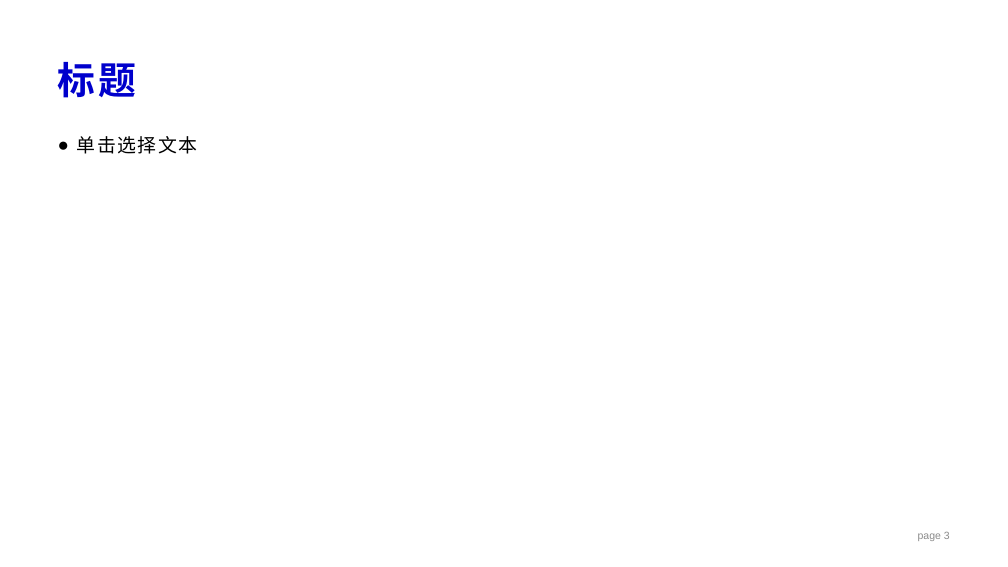
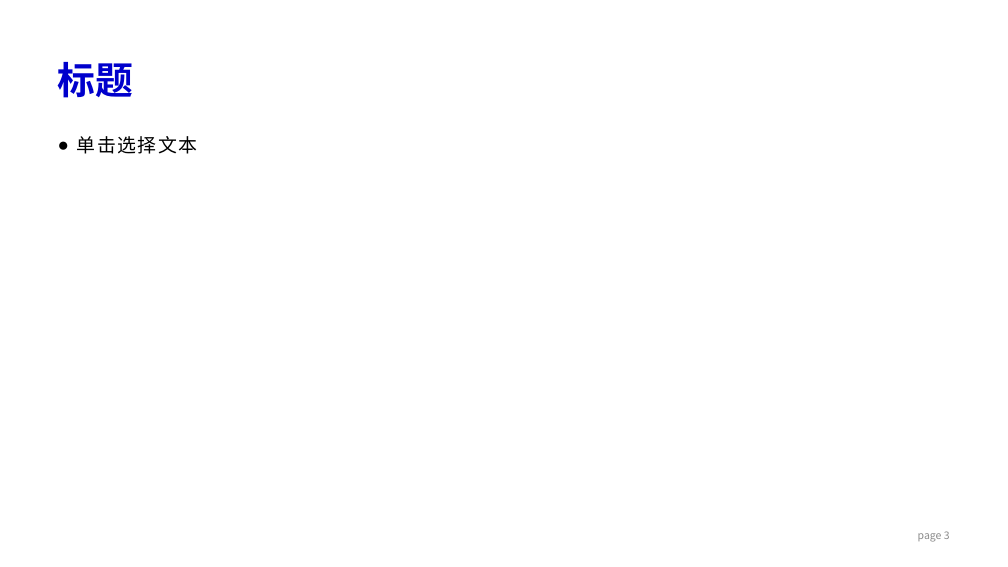
Before and after one commit to dzx0217/dzx0217.github.io, a slide deck: slide 3 of contents/ppt/Template.pptx. Drawn at 1008x567 pixels with LibreOffice and Linux fonts; fonts in the diff are those of the drawing. Boxes give left, top, right and bottom in pixels: in the first picture for what was removed or moved away, otherwise in the second. Text is boxed around its words. In the diff, an @@ line names an element or a change of style, - is before the commit and + after.

```diff
--- a/contents/ppt/Template.pptx
+++ b/contents/ppt/Template.pptx
@@ title "标题" at (58,62,134,98): font Arial to Noto Sans CJK SC, letter spacing 3 to 0 pt @@
@@ page number at (918,531,950,542): font Arial to Noto Sans CJK SC @@
```
Also in this commit, not shown: 9 other slides changed.
